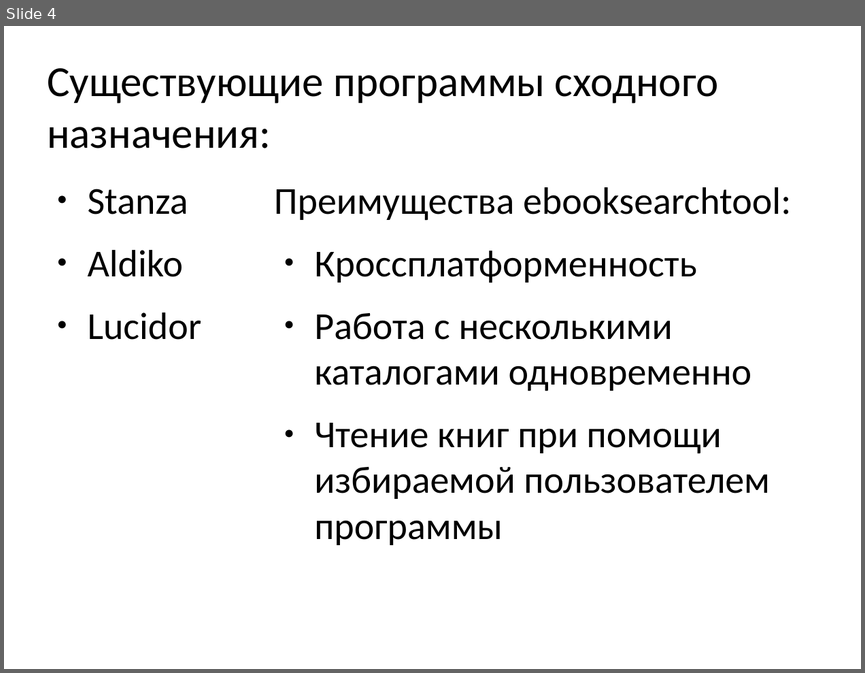
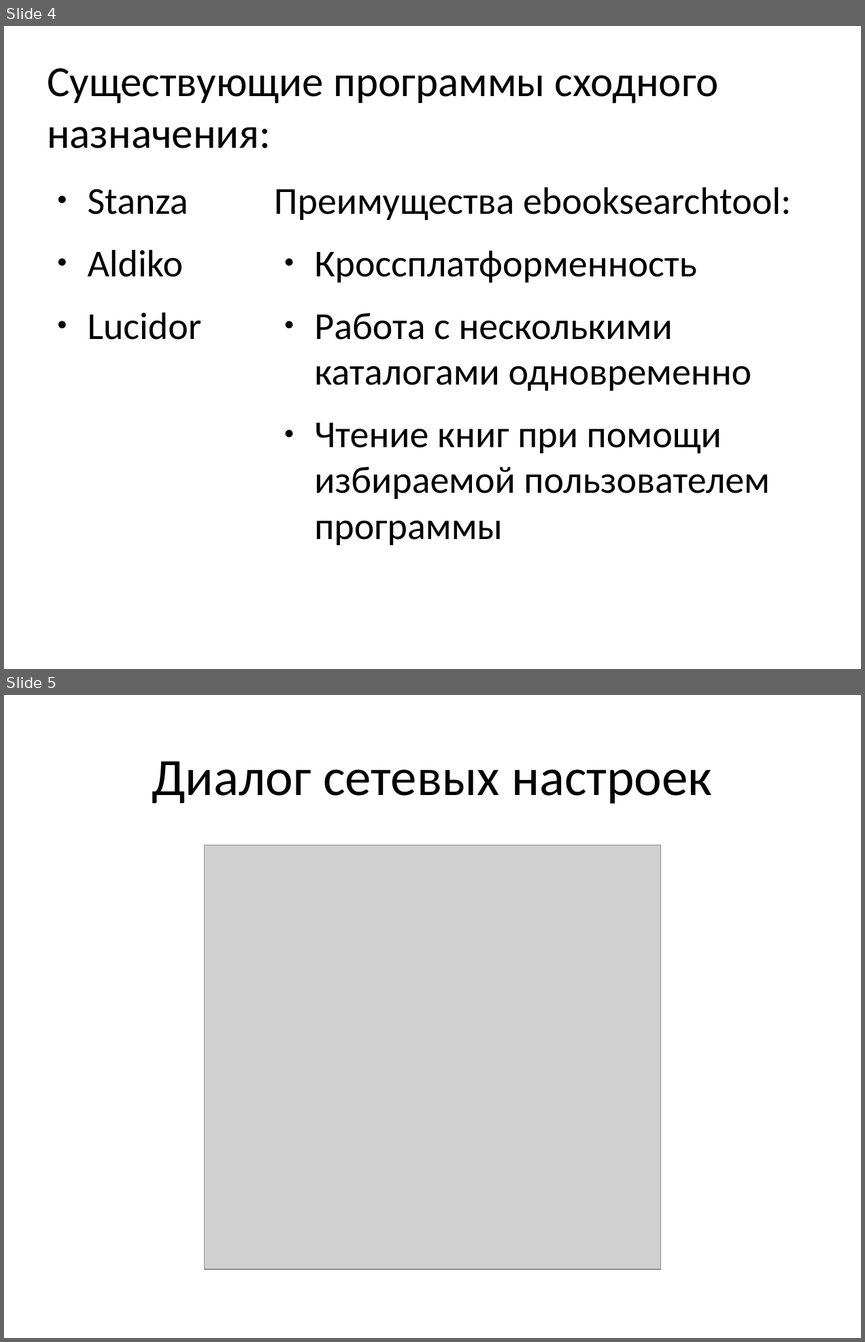
Before and after one commit to kropp/ebooksearchtool, a slide deck: client-java/Presentation.odp. Shown one above the other, each under a label of ours: slide 4 before the commit, slides 4 and 5 after it. The pictures are 865x673 and 865x1342 pixels, drawn with LibreOffice and Linux fonts; fonts in the diff are those of the drawing; grey boxes stand for pictures. Boxes give left, top, right and bottom in pixels: in the first picture for what was removed or moved away, otherwise in the second. Text is boxed around its words. In the diff, an @@ line names an element or a change of style, - is before the commit and + after.

```diff
--- a/client-java/Presentation.odp
+++ b/client-java/Presentation.odp
@@ slide 5 added at bbox=[4, 695, 861, 1338], background #FFFFFF @@
@@ title added at bbox=[152, 761, 712, 804], 44 pt, text #000000 @@
+Диалог сетевых настроек
@@ picture added at bbox=[205, 845, 660, 1269] @@
```
Also in this commit, not shown: 5 other slides added, 8 slides removed.
